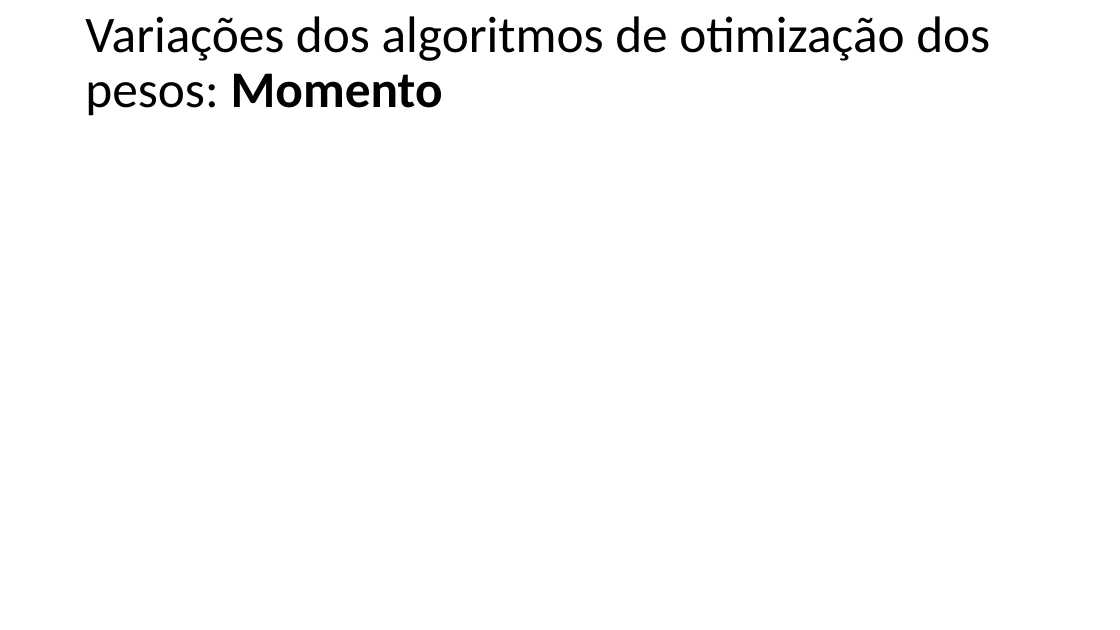
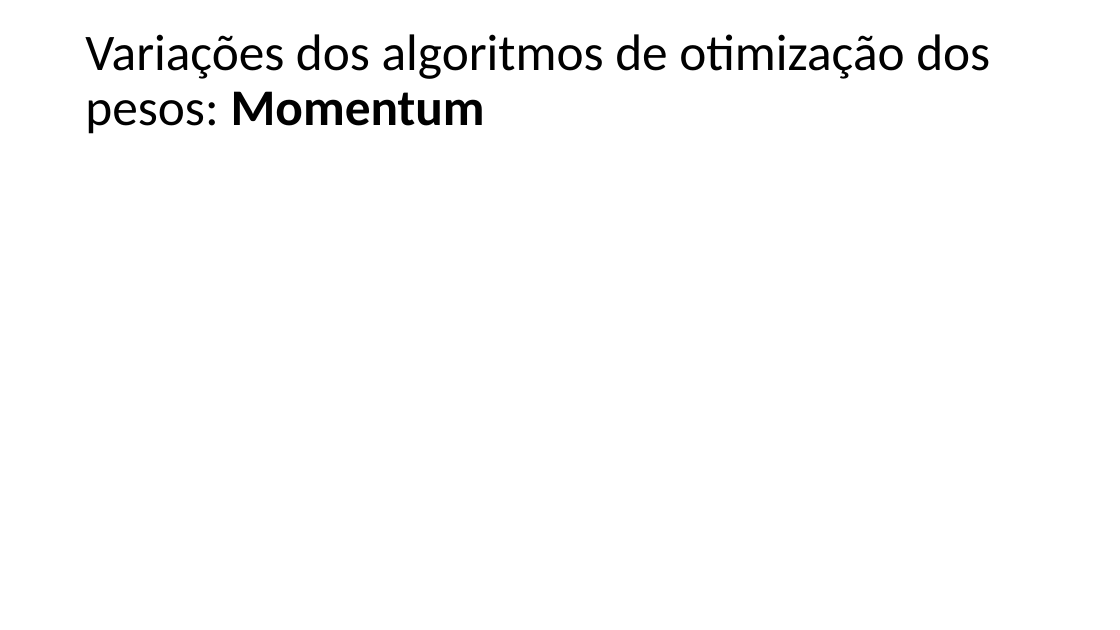
Before and after one commit to zz4fap/t320_aprendizado_de_maquina, a slide deck: slide 11 of slides/T320_Redes_Neurais_Artificiais (Parte IV).pptx. Drawn at 1120x630 pixels with LibreOffice and Linux fonts; fonts in the diff are those of the drawing; grey boxes stand for pictures. Boxes give left, top, right and bottom in pixels: in the first picture for what was removed or moved away, otherwise in the second. Text is boxed around its words. In the diff, an @@ line names an element or a change of style, - is before the commit and + after.

```diff
--- a/slides/T320_Redes_Neurais_Artificiais (Parte IV).pptx
+++ b/slides/T320_Redes_Neurais_Artificiais (Parte IV).pptx
@@ title at [85, 34, 990, 134]: text changed @@
-Variações dos algoritmos de otimização dos pesos: Momento
+Variações dos algoritmos de otimização dos pesos: Momentum
```
Also in this commit, not shown: 10 other slides changed, 2 slides added, 1 slide removed, 3 other files.
